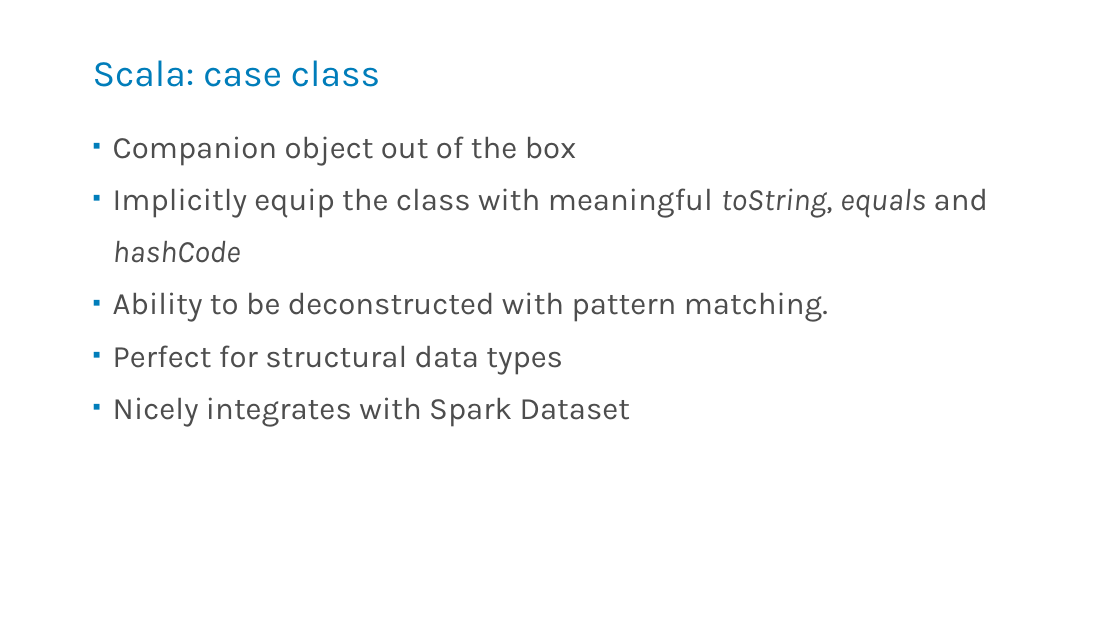
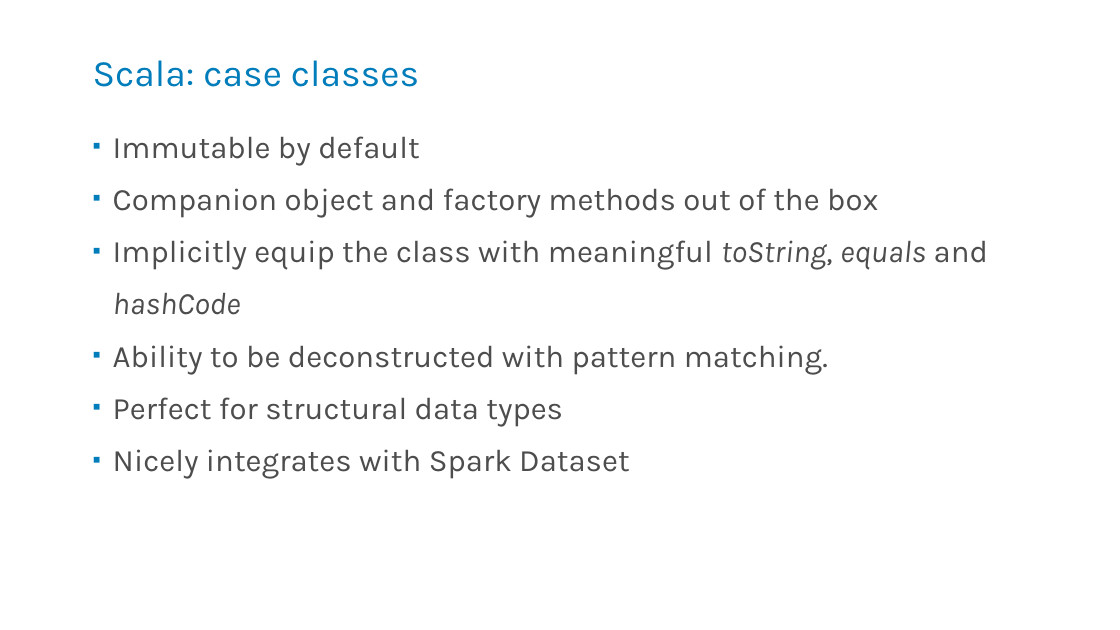
Before and after one commit to kstanaszek/SparkAndScalaInTandem, a slide deck: slide 17 of src/main/resources/slides.pptx (slide 18 before the commit). Drawn at 1120x630 pixels with LibreOffice and Linux fonts; fonts in the diff are those of the drawing. Boxes give left, top, right and bottom in pixels: in the first picture for what was removed or moved away, otherwise in the second. Text is boxed around its words. In the diff, an @@ line names an element or a change of style, - is before the commit and + after.

```diff
--- a/src/main/resources/slides.pptx
+++ b/src/main/resources/slides.pptx
@@ title at <box>93,60,419,87</box>: text changed @@
-Scala: case class
+Scala: case classes
@@ text at <box>113,136,878,218</box>: text changed @@
-▪ Companion object out of the box
+▪ Immutable by default
+▪ Companion object and factory methods out of the box
```
Also in this commit, not shown: 2 other slides changed, 2 slides removed, 3 other files.
